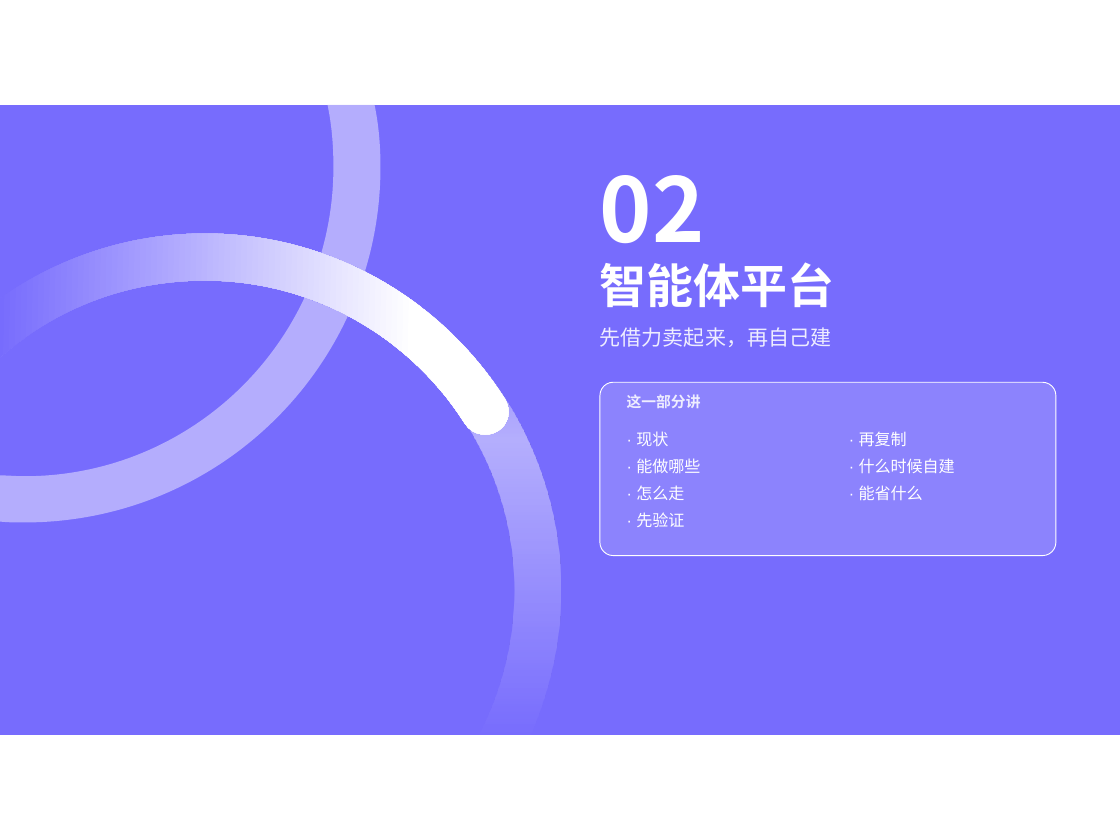
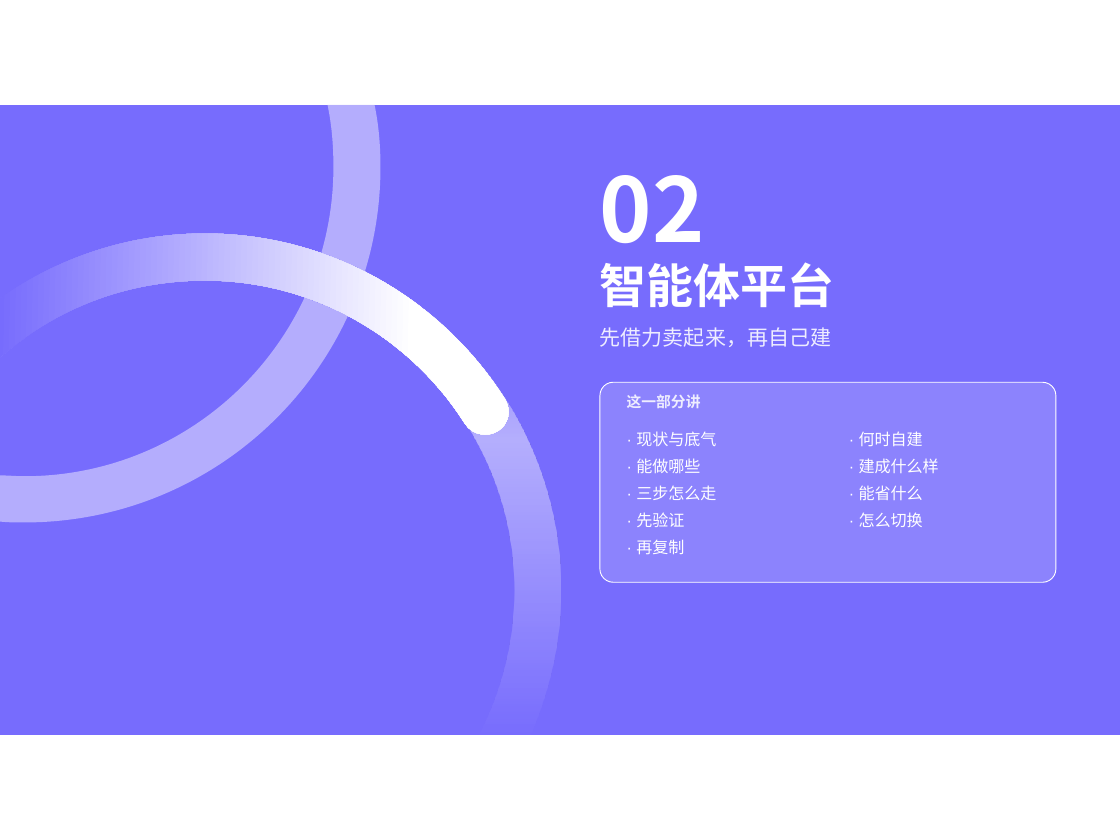
Before and after one commit to keanying/relevance, a slide deck: slide 30 of AI＋数据平台_老板汇报.pptx (slide 16 before the commit). Drawn at 1120x840 pixels with LibreOffice and Linux fonts; fonts in the diff are those of the drawing. Boxes give left, top, right and bottom in pixels: in the first picture for what was removed or moved away, otherwise in the second. Text is boxed around its words. In the diff, an @@ line names an element or a change of style, - is before the commit and + after.

```diff
--- a/AI＋数据平台_老板汇报.pptx
+++ b/AI＋数据平台_老板汇报.pptx
@@ rounded rectangle: place and size @@
-rounded rectangle at (600,382,1056,556)
+rounded rectangle at (600,382,1056,582)
@@ rounded rectangle at (600,382,1056,582): proportions changed @@
@@ text at (636,431,716,446): text changed @@
-· 现状
+· 现状与底气
@@ text at (859,431,939,473): text changed @@
-· 再复制
-· 什么时候自建
+· 何时自建
+· 建成什么样
@@ text at (636,485,716,500): text changed @@
-· 怎么走
+· 三步怎么走
@@ text at (636,539,684,554): paragraph added @@
+· 再复制
@@ text at (859,512,923,527): paragraph added @@
+· 怎么切换
```
Also in this commit, not shown: 20 other slides changed, 34 slides added, 7 slides removed.
